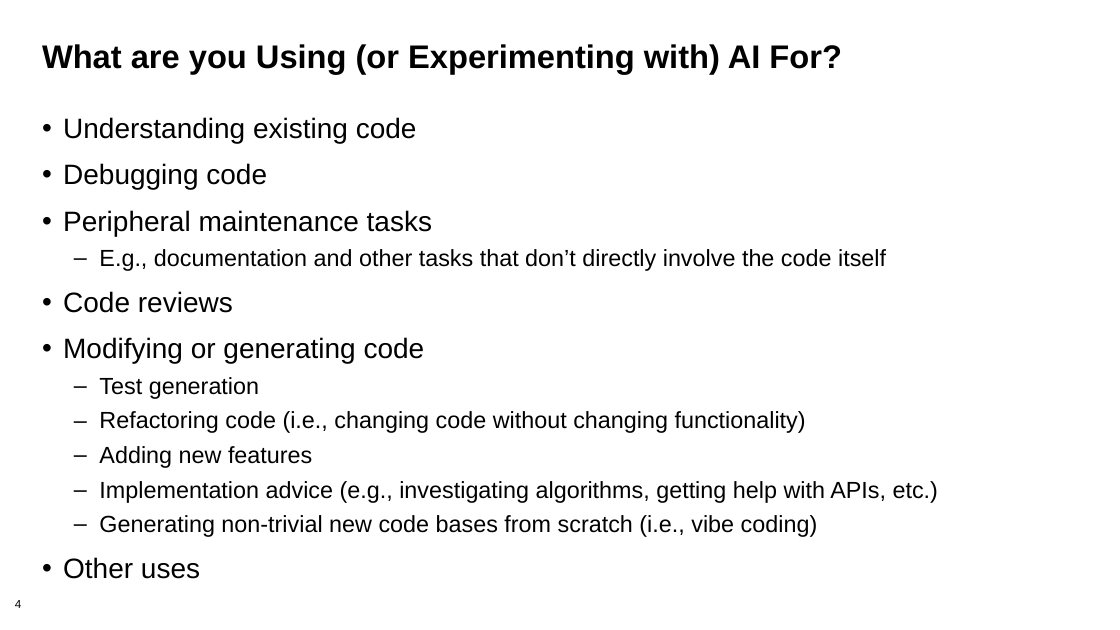
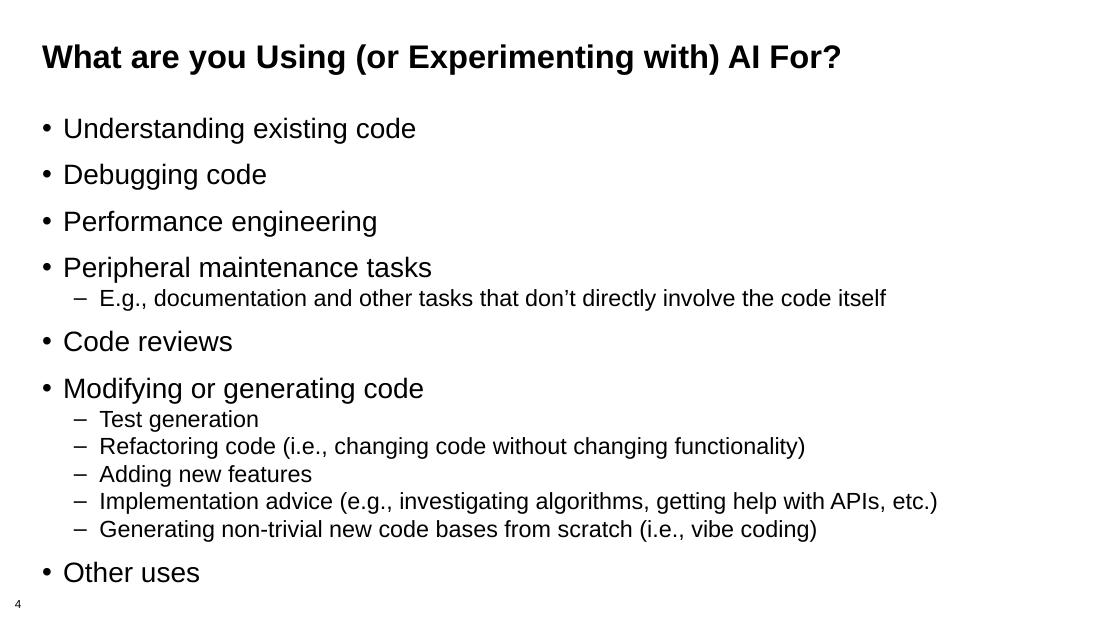
Before and after one commit to bssw-tutorial/presentations, a slide deck: slide 4 of ai-discussion.pptx. Drawn at 1120x630 pixels with LibreOffice and Linux fonts; fonts in the diff are those of the drawing. Boxes give left, top, right and bottom in pixels: in the first picture for what was removed or moved away, otherwise in the second. Text is boxed around its words. In the diff, an @@ line names an element or a change of style, - is before the commit and + after.

Commit message:
Add to list of AI uses
Added performance engineering, based on discussion at ATPESC.

```diff
--- a/ai-discussion.pptx
+++ b/ai-discussion.pptx
@@ text at bbox=[63, 210, 377, 236]: paragraph added @@
+• Performance engineering
@@ text at bbox=[99, 289, 938, 542]: less space between paragraphs @@
```
